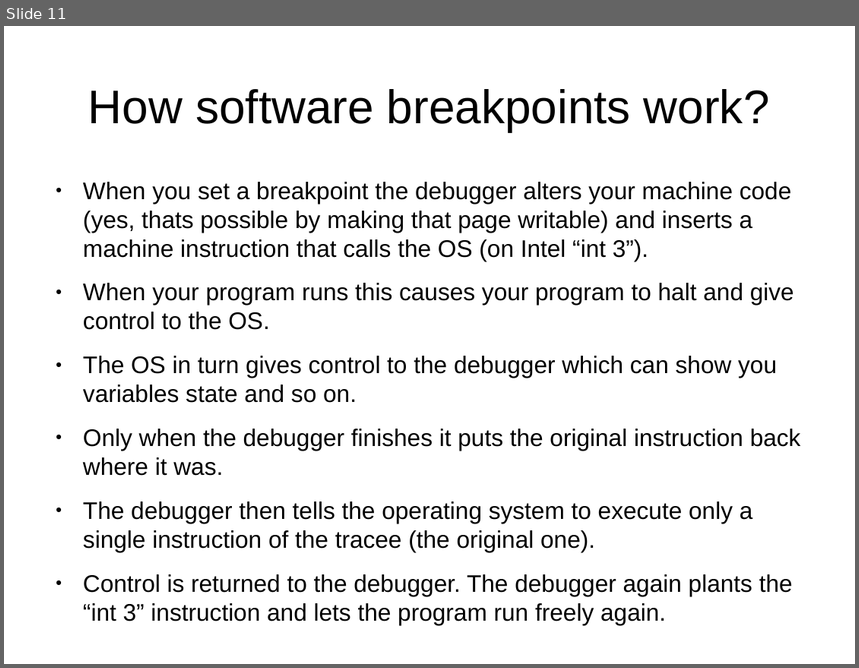
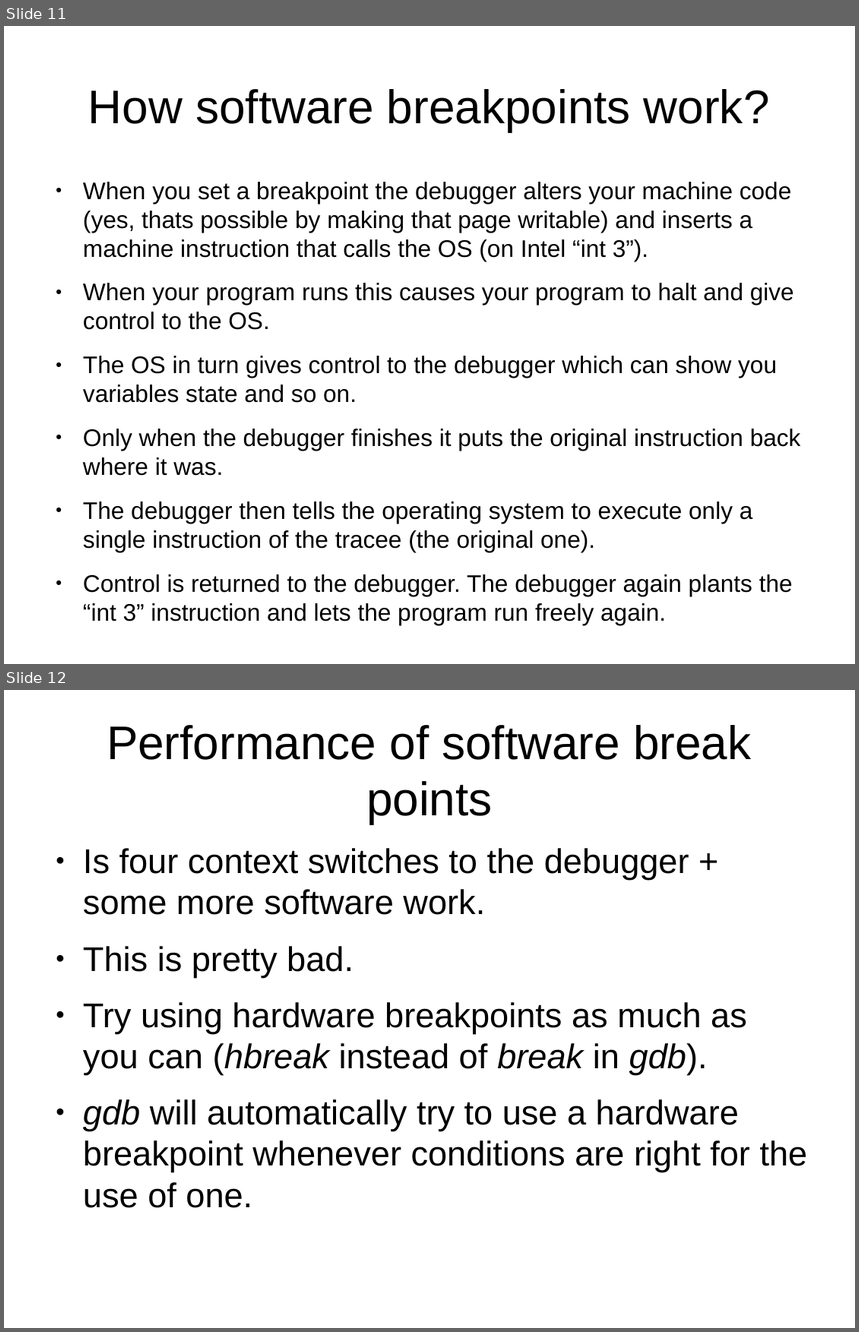
Before and after one commit to kalmuthu/slides, a slide deck: odp/linux/debugging.odp. Shown one above the other, each under a label of ours: slide 11 before the commit, slides 11 and 12 after it. The pictures are 859x668 and 859x1332 pixels, drawn with LibreOffice and Linux fonts; fonts in the diff are those of the drawing. Boxes give left, top, right and bottom in pixels: in the first picture for what was removed or moved away, otherwise in the second. Text is boxed around its words. In the diff, an @@ line names an element or a change of style, - is before the commit and + after.

```diff
--- a/odp/linux/debugging.odp
+++ b/odp/linux/debugging.odp
@@ slide 12 added at [4,690,855,1328], background #FFFFFF @@
@@ title added at [107,725,751,825], 44 pt, text #000000 @@
+Performance of software break points
@@ text added at [83,848,808,1208], 32 pt, text #000000 @@
+● Is four context switches to the debugger + some more software work.
+● This is pretty bad.
+● Try using hardware breakpoints as much as you can (hbreak instead of break in gdb).
+● gdb will automatically try to use a hardware breakpoint whenever conditions are right for the use of one.
```
Also in this commit, not shown: 3 slides changed, 5 other slides added.
